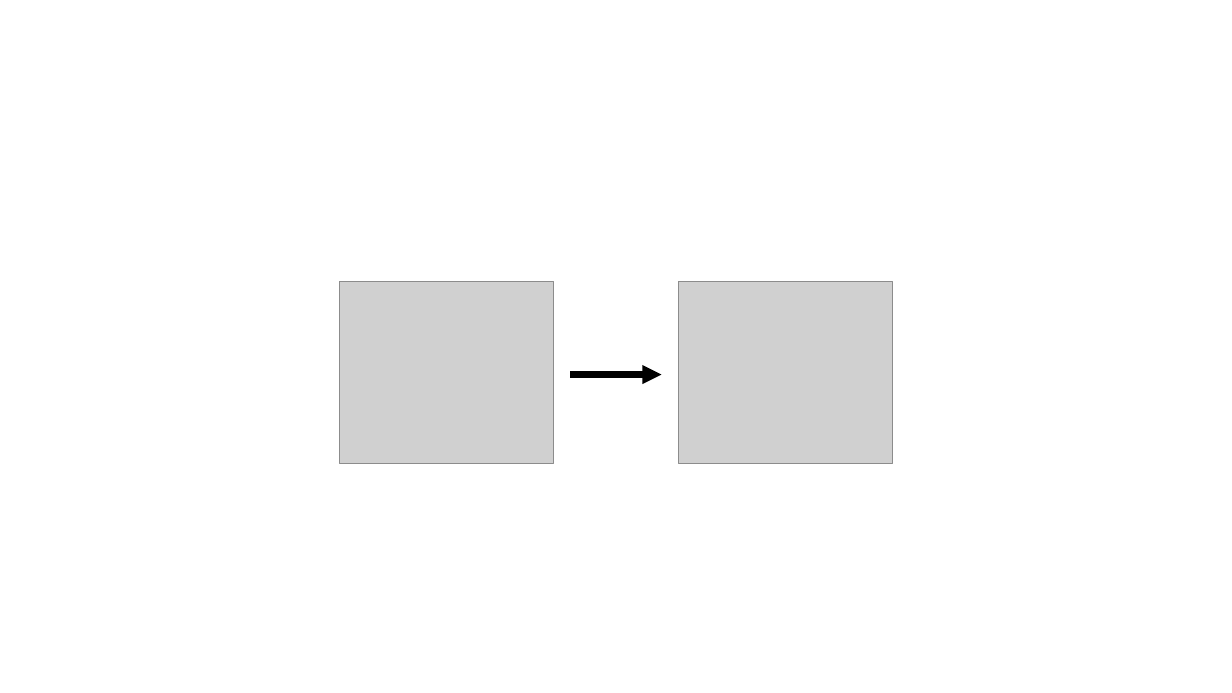
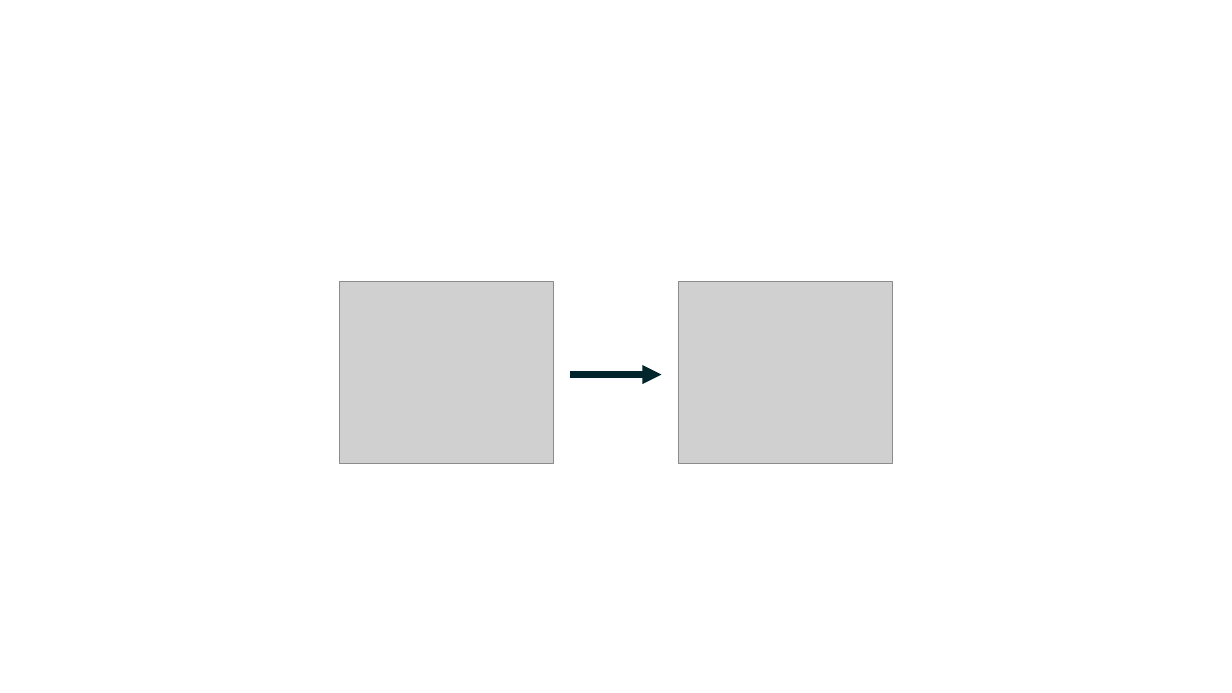
Before and after one commit to add-am/website, a slide deck: slide 3 of images/listing_images.pptx. Drawn at 1232x693 pixels with LibreOffice and Linux fonts; fonts in the diff are those of the drawing; grey boxes stand for pictures. Boxes give left, top, right and bottom in pixels: in the first picture for what was removed or moved away, otherwise in the second. Text is boxed around its words. In the diff, an @@ line names an element or a change of style, - is before the commit and + after.

```diff
--- a/images/listing_images.pptx
+++ b/images/listing_images.pptx
@@ arrow (570, 374) - (662, 374): stroke #000000 5 pt to #00252A 5 pt @@
```
Also in this commit, not shown: 1 other slide changed, 1 slide added, 21 other files.
